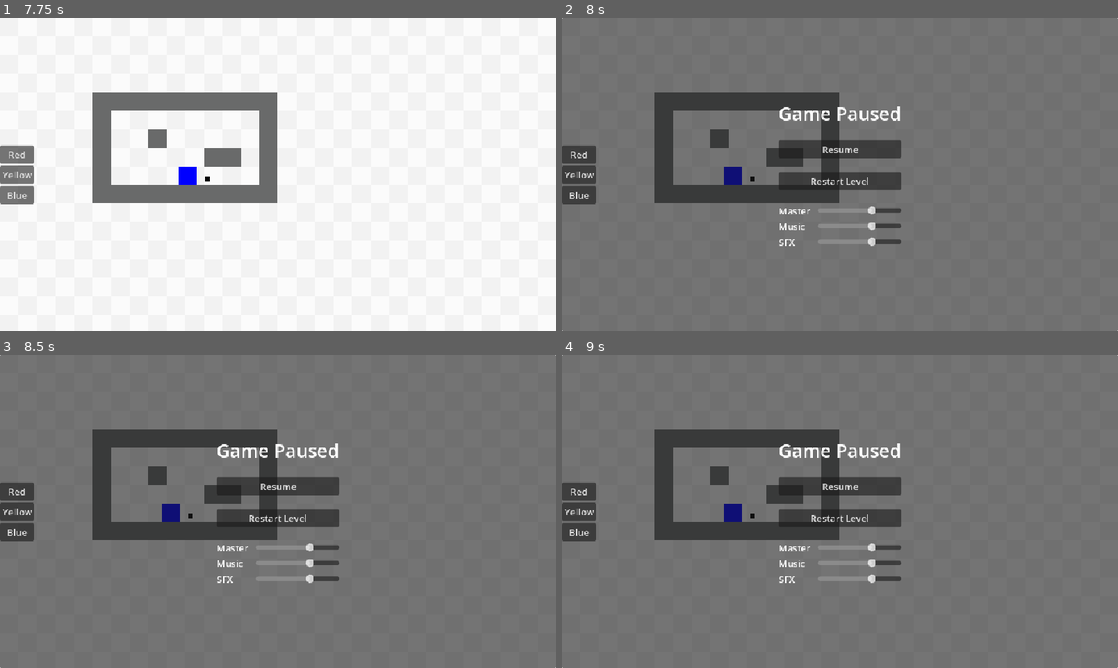
Above: before the commit, frames 1-4 (two rows, left to right).
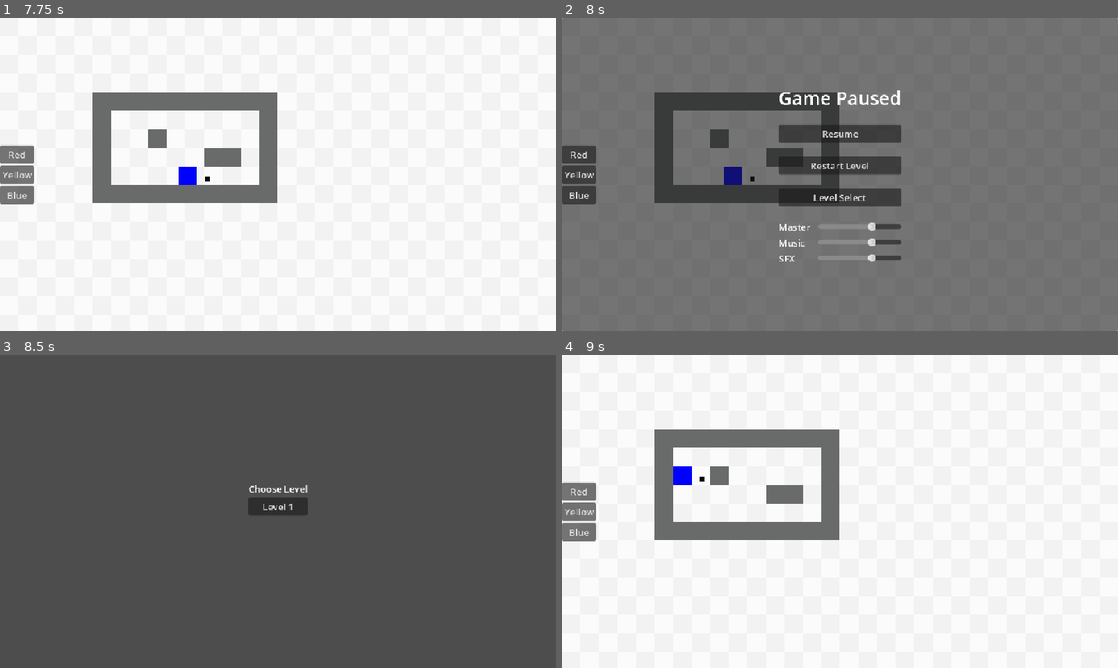
Above: after the commit, the same moments.

Repository: btoosey/Godot-Wild-Jam-99
Game: Godot game, scene res://scenes/main/main.tscn
The game is run twice, just before and just after one commit, with the same random seed, the same clock (stepped at 60 frames per second) and the same inputs.
Inputs (mouse positions are in pixels of both pictures, inside the frame that each line leads up to):
- Up to frame 1 (7.75 s): click "Start Game" at 0.5 s; click "Level 1" at 1.25 s; click "Red" at 2 s; click "Yellow" at 2.75 s; click "Blue" at 3.5 s; tap Enter at 4.25, 5.75 s; move the mouse to (400, 158) at 4.27 s; hold D (player_right) 4.28-5.03 s; hold Right mouse button (erase) 4.28-5.03 s; tap Space (toggle_combine) at 5, 7.25 s; move the mouse to (166, 190) at 5.02 s; hold S (player_down) 5.03-5.78 s; click (166, 190) at 5.1 s; move the mouse to (333, 105) at 5.77 s; hold D (player_right) 5.78-6.53 s; hold Space (toggle_combine) 5.78-6.53 s; move the mouse to (250, 237) at 6.52 s; hold W (player_up) 6.53-7.28 s; tap Q (undo) at 6.6 s; move the mouse to (444, 221) at 7.27 s; hold A (player_left) from 7.28 s (still down); hold Right mouse button (erase) from 7.28 s (still down)
- Up to frame 2 (8 s): keep holding A (player_left); keep holding Right mouse button (erase); tap Escape (pause_unpause) at 7.9 s
- Up to frame 3 (8.5 s): release A (player_left) at 8 s; release Right mouse button (erase) at 8 s; click (278, 533) at 8 s, where only the run after the commit has a clickable "Level Select"
- Up to frame 4 (9 s): click (840, 505) at 8.75 s, where only the run after the commit has a clickable "Level 1"

Frame 1 is identical in both runs. In frame 2, 5.3% of the frame differs, in the area x 39-61%, y 23-78%; in frame 3, 92%; in frame 4, 100%, in the area x 0-100%, y 0-100%.

Commit message:
ADD: level select button in pause menu

Diff:
--- a/scenes/main/main.tscn
+++ b/scenes/main/main.tscn
@@ -162,6 +162,10 @@
 layout_mode = 2
 text = "Restart Level"
 
+[node name="LevelSelectButton" type="Button" parent="PauseMenu/VBoxContainer" unique_id=1530191831]
+layout_mode = 2
+text = "Level Select"
+
 [node name="AudioSliders" type="VBoxContainer" parent="PauseMenu/VBoxContainer" unique_id=670476256]
 layout_mode = 2
 
@@ -220,6 +224,7 @@
 [connection signal="pressed" from="LevelSelect/VBoxContainer/Levels/Level 1" to="LevelSelect/VBoxContainer/Levels/Level 1" method="_on_pressed"]
 [connection signal="pressed" from="PauseMenu/VBoxContainer/ResumeButton" to="PauseMenu" method="_on_resume_button_pressed"]
 [connection signal="pressed" from="PauseMenu/VBoxContainer/RestartLevelButton" to="PauseMenu" method="_on_restart_level_button_pressed"]
+[connection signal="pressed" from="PauseMenu/VBoxContainer/LevelSelectButton" to="PauseMenu" method="_on_level_select_button_pressed"]
 [connection signal="value_changed" from="PauseMenu/VBoxContainer/AudioSliders/MasterSlider/MasterSlider" to="PauseMenu" method="_on_master_slider_value_changed"]
 [connection signal="value_changed" from="PauseMenu/VBoxContainer/AudioSliders/MusicSlider/MusicSlider" to="PauseMenu" method="_on_music_slider_value_changed"]
 [connection signal="value_changed" from="PauseMenu/VBoxContainer/AudioSliders/SFXSlider/SFXSlider" to="PauseMenu" method="_on_sfx_slider_value_changed"]
--- a/scripts/ui/pause_menu/pause_menu.gd
+++ b/scripts/ui/pause_menu/pause_menu.gd
@@ -40,6 +40,12 @@
 	unpause_game()
 
 
+func _on_level_select_button_pressed() -> void:
+	game_state_machine._on_transition_requested(game_state_machine.current_state, GameState.State.LEVEL_SELECT)
+	unpause_game()
+	level_loader_reloader.clear_current_level()
+
+
 func _on_master_slider_value_changed(value: float) -> void:
 	AudioServer.set_bus_volume_db(AudioServer.get_bus_index("Master"), linear_to_db(value))
 
